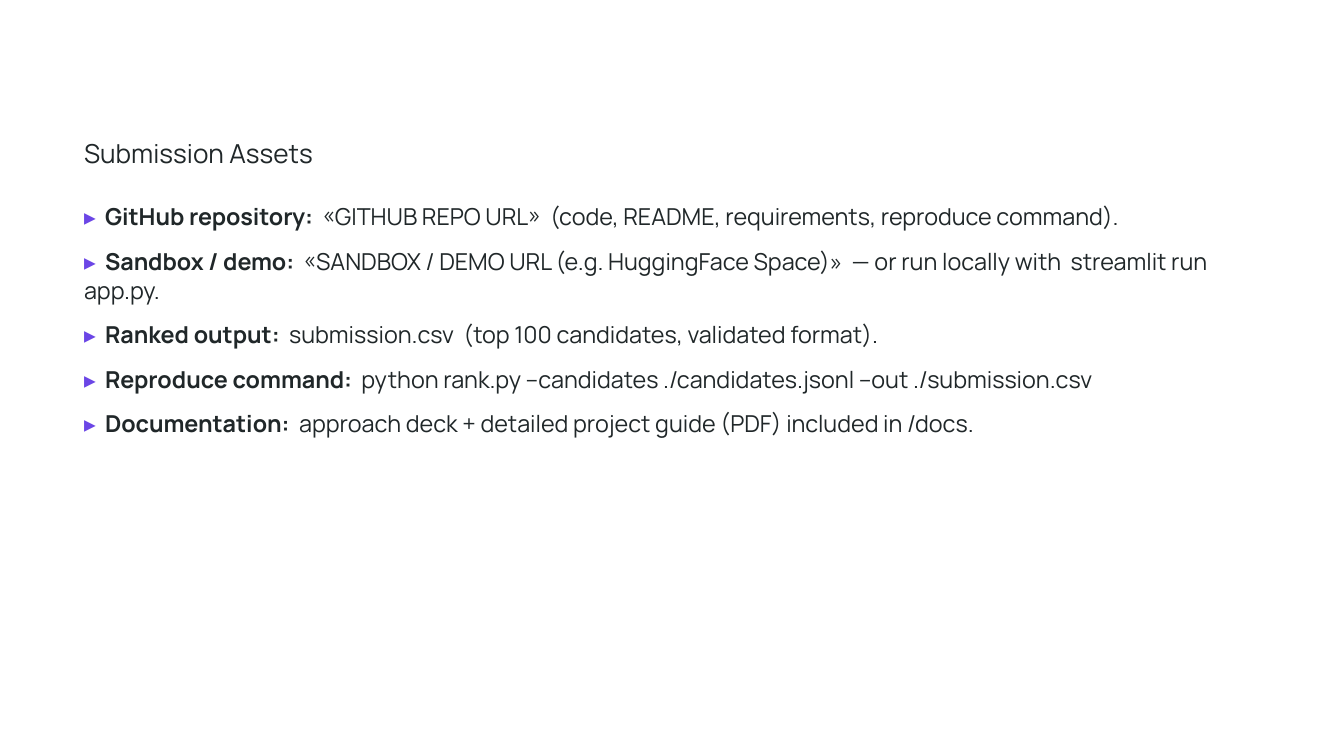
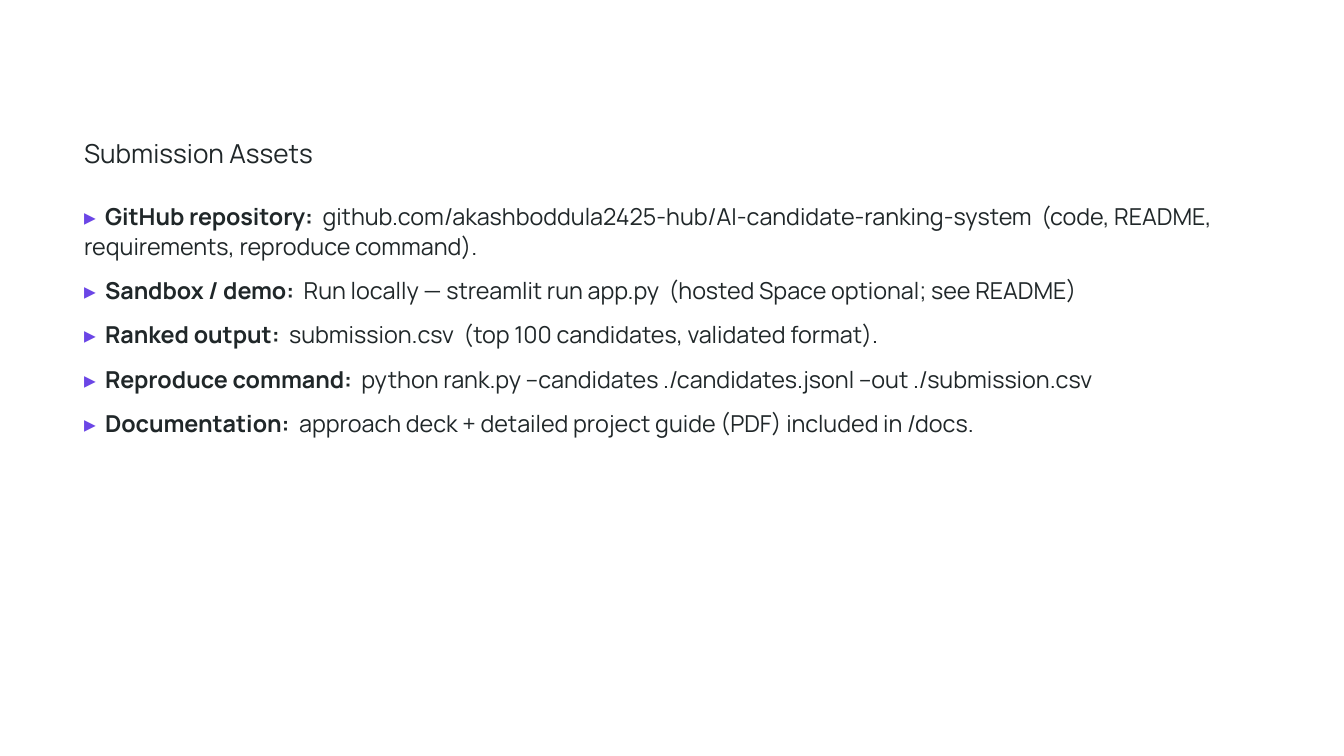
Before and after one commit to akashboddula2425-hub/AI-candidate-ranking-system, a slide deck: slide 10 of docs/Redrob_Idea_Submission.pptx. Drawn at 1344x756 pixels with LibreOffice and Linux fonts; fonts in the diff are those of the drawing; background and template pictures are left out. Boxes give left, top, right and bottom in pixels: in the first picture for what was removed or moved away, otherwise in the second. Text is boxed around its words. In the diff, an @@ line names an element or a change of style, - is before the commit and + after.

Commit message:
Finalize submission: Team-Phoenix + GitHub repo link on deck/metadata

```diff
--- a/docs/Redrob_Idea_Submission.pptx
+++ b/docs/Redrob_Idea_Submission.pptx
@@ text at bbox=[84, 205, 1211, 305]: text changed @@
-▸ GitHub repository: «GITHUB REPO URL» (code, README, requirements, reproduce command).
-▸ Sandbox / demo: «SANDBOX / DEMO URL (e.g. HuggingFace Space)» — or run locally with streamlit run app.py.
+▸ GitHub repository: github.com/akashboddula2425-hub/AI-candidate-ranking-system (code, README, requirements, reproduce command).
+▸ Sandbox / demo: Run locally — streamlit run app.py (hosted Space optional; see README)
```
Also in this commit, not shown: 1 other slide changed, 3 other files.
